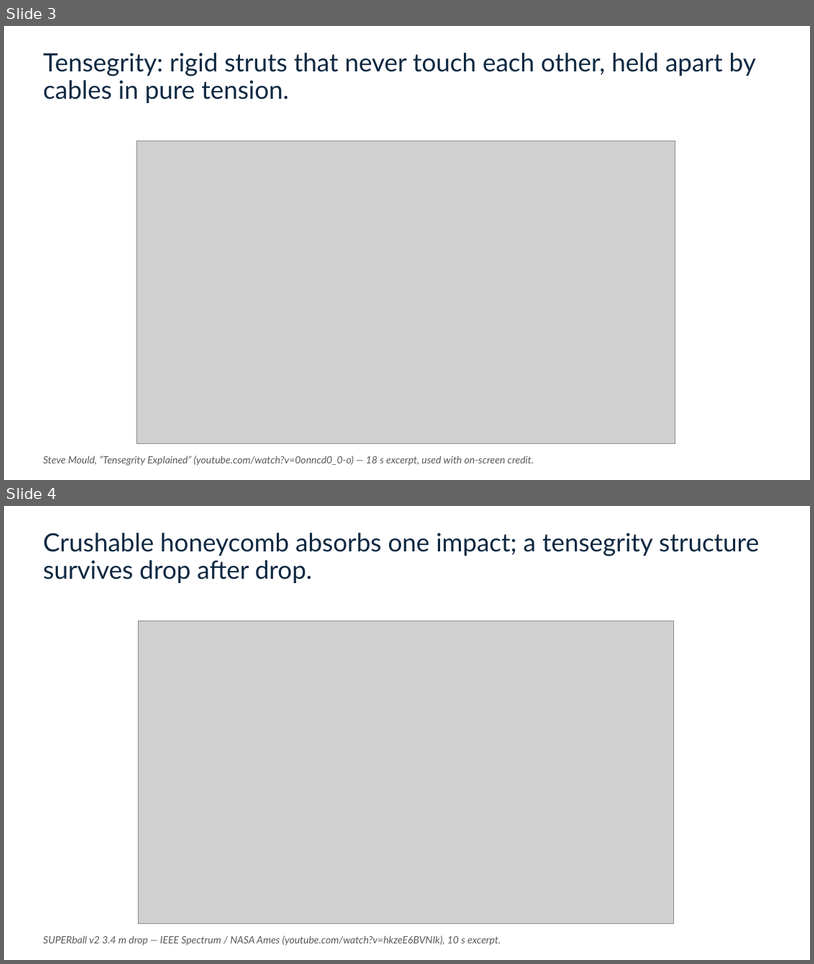
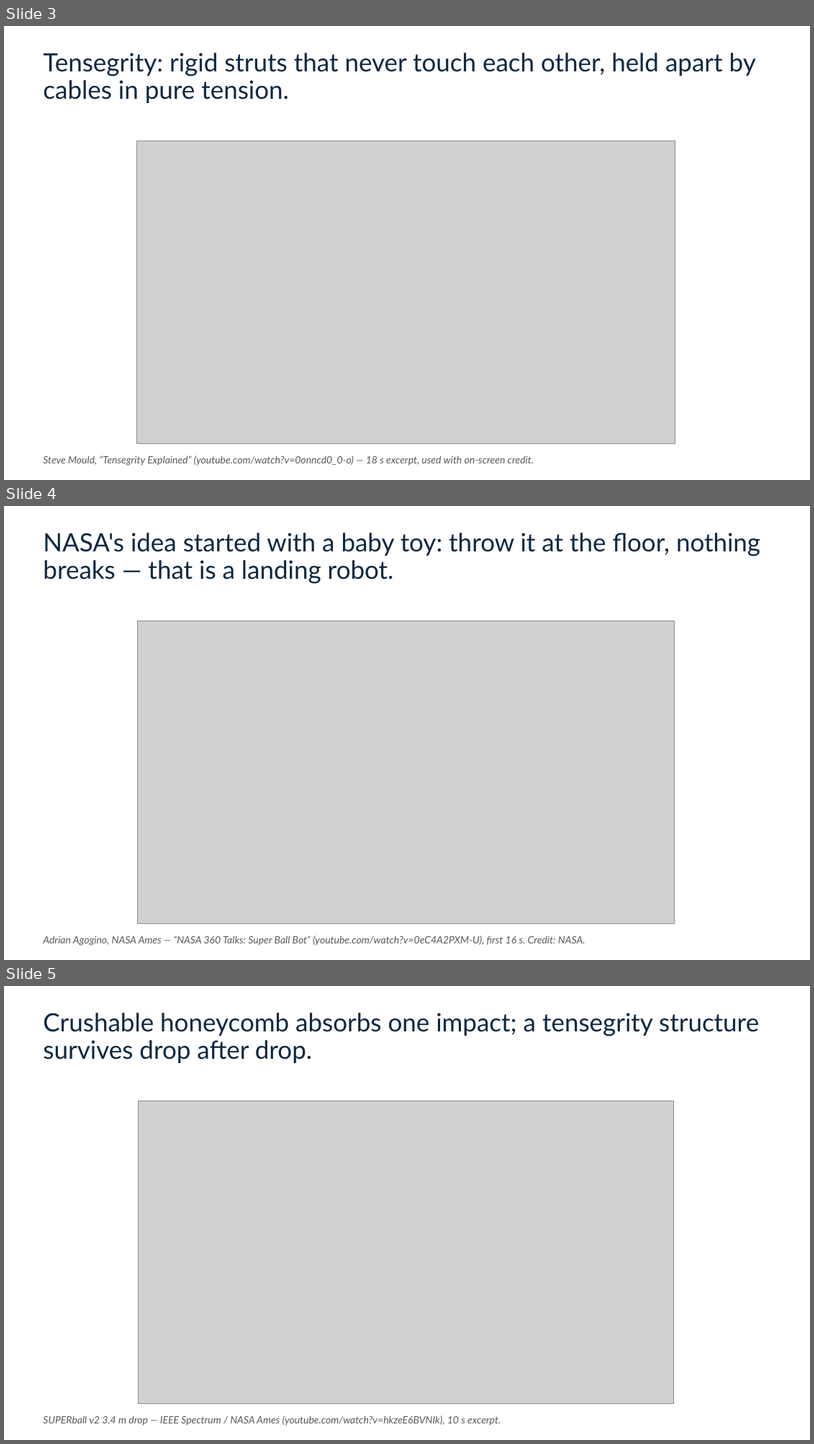
Before and after one commit to vertical-cloud-lab/tensegrity-optimization, a slide deck: presentation/Slide Decks/IDETC Supplement Slides (BO block + gap + video + accel).pptx. Shown one above the other, each under a label of ours: slides 3 and 4 before the commit, slides 3, 4 and 5 after it. The pictures are 814x964 and 814x1444 pixels, drawn with LibreOffice and Linux fonts; fonts in the diff are those of the drawing; grey boxes stand for pictures. Boxes give left, top, right and bottom in pixels: in the first picture for what was removed or moved away, otherwise in the second. Text is boxed around its words. In the diff, an @@ line names an element or a change of style, - is before the commit and + after.

```diff
--- a/presentation/Slide Decks/IDETC Supplement Slides (BO block + gap + video + accel).pptx
+++ b/presentation/Slide Decks/IDETC Supplement Slides (BO block + gap + video + accel).pptx
@@ slide 4 added at <box>4,506,810,960</box>, background #FFFFFF @@
@@ title added at <box>43,533,761,584</box>, 30 pt, text #0E2841 @@
+NASA's idea started with a baby toy: throw it at the floor, nothing breaks — that is a landing robot.
@@ picture added at <box>138,621,676,924</box> @@
@@ text added at <box>43,935,586,945</box>, 12 pt, text #595959, italic @@
+Adrian Agogino, NASA Ames — “NASA 360 Talks: Super Ball Bot” (youtube.com/watch?v=0eC4A2PXM-U), first 16 s. Credit: NASA.
@@ what was slide 4 is now slide 5 @@
```
Also in this commit, not shown: 3 slides changed, 38 other files.
